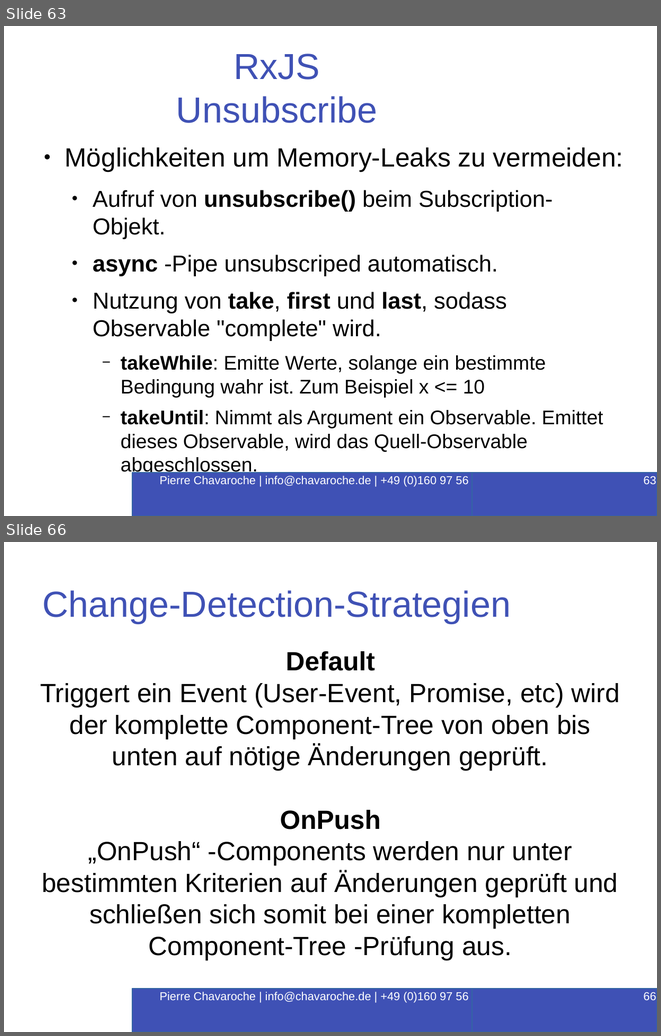
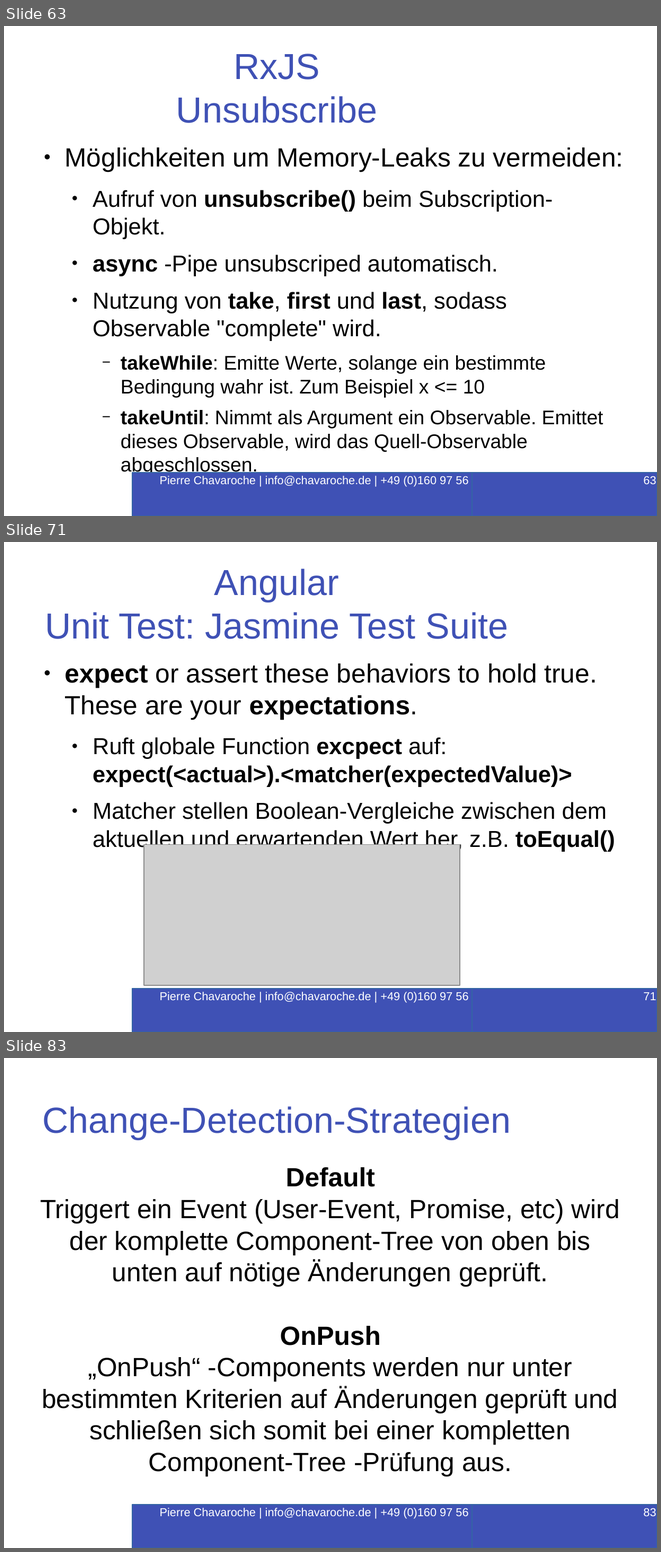
Before and after one commit to PierreChavaroche/workshop-presentation, a slide deck: Angular-RxJS.odp. Shown one above the other, each under a label of ours: slides 63 and 66 before the commit, slides 63, 71 and 83 after it; the slides between them are not shown. The pictures are 661x1036 and 661x1552 pixels, drawn with LibreOffice and Linux fonts; fonts in the diff are those of the drawing; grey boxes stand for pictures; background and template pictures are left out. Boxes give left, top, right and bottom in pixels: in the first picture for what was removed or moved away, otherwise in the second. Text is boxed around its words. In the diff, an @@ line names an element or a change of style, - is before the commit and + after.

```diff
--- a/Angular-RxJS.odp
+++ b/Angular-RxJS.odp
@@ slide 71 added at (4, 542, 657, 1032), background #FFFFFF @@
@@ title added at (45, 568, 508, 639), 44 pt, text #3F51B5 @@
+Angular
+Unit Test: Jasmine Test Suite
@@ text added at (64, 663, 615, 852), 28 pt, text #000000 @@
+● expect or assert these behaviors to hold true. These are your expectations.
+  ● Ruft globale Function excpect auf: expect(<actual>).<matcher(expectedValue)>
+  ● Matcher stellen Boolean-Vergleiche zwischen dem aktuellen und erwartenden Wert her, z.B. toEqual()
@@ picture added at (144, 845, 460, 985) @@
@@ rectangle added at (133, 988, 529, 1032), fill #3F51B5, outline #3465A4 1.5 pt, 14 pt, text #FFFFFF @@
+Pierre Chavaroche | info@chavaroche.de | +49 (0)160 97 56 16 87
@@ page number added at (472, 988, 657, 1032), fill #3F51B5, outline #3465A4 1.5 pt, 14 pt, text #FFFFFF @@
+71
@@ what was slide 66 is now slide 83 @@
@@ page number at (643, 1508, 656, 1516): text changed @@
-66
+83
```
Also in this commit, not shown: 5 slides changed, 13 other slides added, 16 other files.
